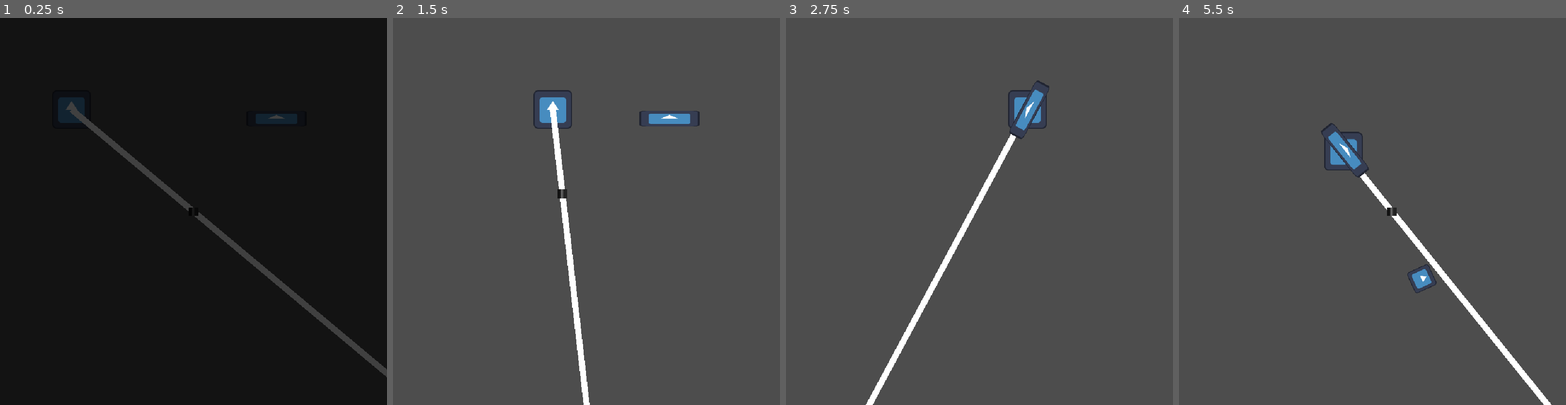
Above: before the commit, frames 1-4 (left to right).
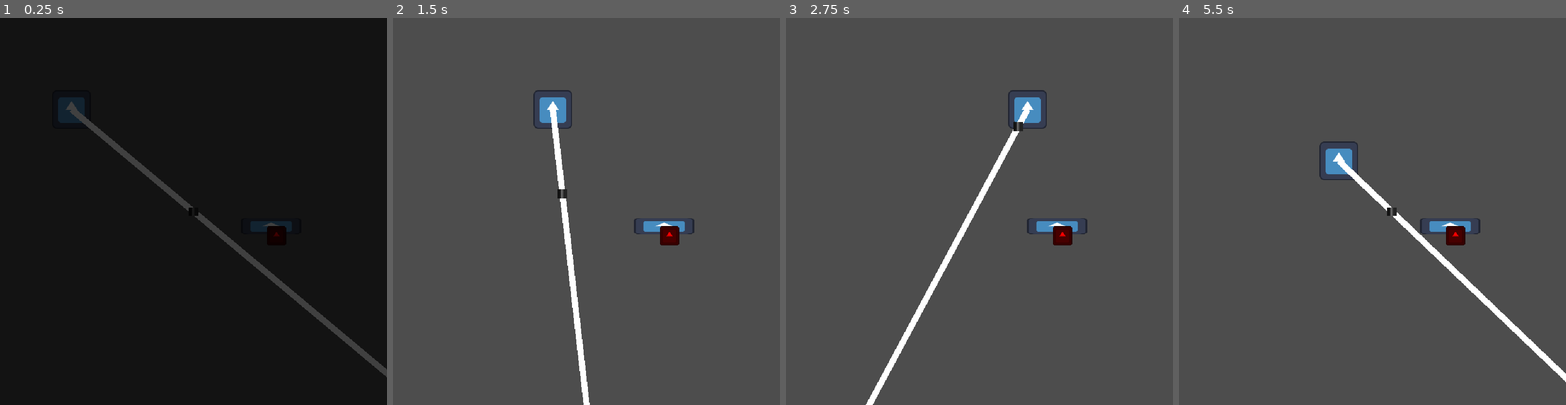
Above: after the commit, the same moments.

Repository: KoB-Kirito/uol-gamejam-10
Game: Godot game, scene res://WeaponTesting/level_NoWeapon.tscn
Same seed, same stepped clock (60 frames per second), same inputs: the game is played once before the commit and once after it. This scene is started directly instead of the project's main scene. The engine's default icon, where the game draws it, is replaced by a stand-in: a white triangle on a blue panel in a dark square.
Inputs (mouse positions are in pixels of both pictures, inside the frame that each line leads up to):
- Up to frame 1 (0.25 s): no input
- Up to frame 2 (1.5 s): tap Enter at 0.5 s; move the mouse to (671, 192) at 0.52 s; hold D (right) 0.53-1.25 s; click (671, 192) at 0.6 s; drag from (509, 230) to (667, 118) at 1.27 s
- Up to frame 3 (2.75 s): tap Space at 2 s; move the mouse to (1018, 126) at 2.02 s; hold D (right) from 2.03 s (still down); tap Backspace at 2.1 s
- Up to frame 4 (5.5 s): release D (right) at 2.75 s; drag from (1353, 288) to (1256, 153) at 2.77 s; move the mouse to (1488, 269) at 3.52 s; hold A (left) 3.53-4.25 s; tap Delete at 3.6 s; drag from (1256, 153) to (1345, 103) at 4.27 s; tap Enter at 5 s; move the mouse to (1391, 211) at 5.02 s; hold S (down) from 5.03 s (still down); click (1391, 211) at 5.1 s

The runs differ from the first frame. In frame 1, 0.5% of the frame differs, in the area x 64-77%, y 24-57%; in frame 2, 0.9%; in frame 3, 0.9%; in frame 4, 3.6%, in the area x 36-100%, y 27-100%.

Commit message:
Fixed Weapon Crash
Weapon no longer crashes game when colliding with enemie

Diff:
--- a/WeaponTesting/level_NoWeapon.tscn
+++ b/WeaponTesting/level_NoWeapon.tscn
@@ -17,8 +17,8 @@
 startWithWeapon = false
 
 [node name="Gun" parent="." instance=ExtResource("3_m4j3d")]
-position = Vector2(458, 169)
+position = Vector2(449, 347)
 IsEquipped = false
 
 [node name="EnemyBase" parent="." instance=ExtResource("4_harid")]
-position = Vector2(859, 933)
+position = Vector2(457, 360)
--- a/gun.gd
+++ b/gun.gd
@@ -6,6 +6,7 @@
 @onready var tip := $Sprite/Tip
 @onready var animPlayer := $AnimationPlayer
 @onready var sprite := $Sprite
+@onready var area:= $Area2D
 
 @export var IsEquipped:bool
 
@@ -34,7 +35,10 @@
 
 
 func _on_area_2d_body_entered(body: Node2D) -> void:
+	if body is Enemy:
+		return
 	if body == get_parent():
+		area.queue_free()
 		return
 	if body.gun!=null:
 		queue_free()
@@ -43,3 +47,4 @@
 	position=Vector2(0,0)
 	body.gun=self
 	IsEquipped=true
+	area.queue_free()
